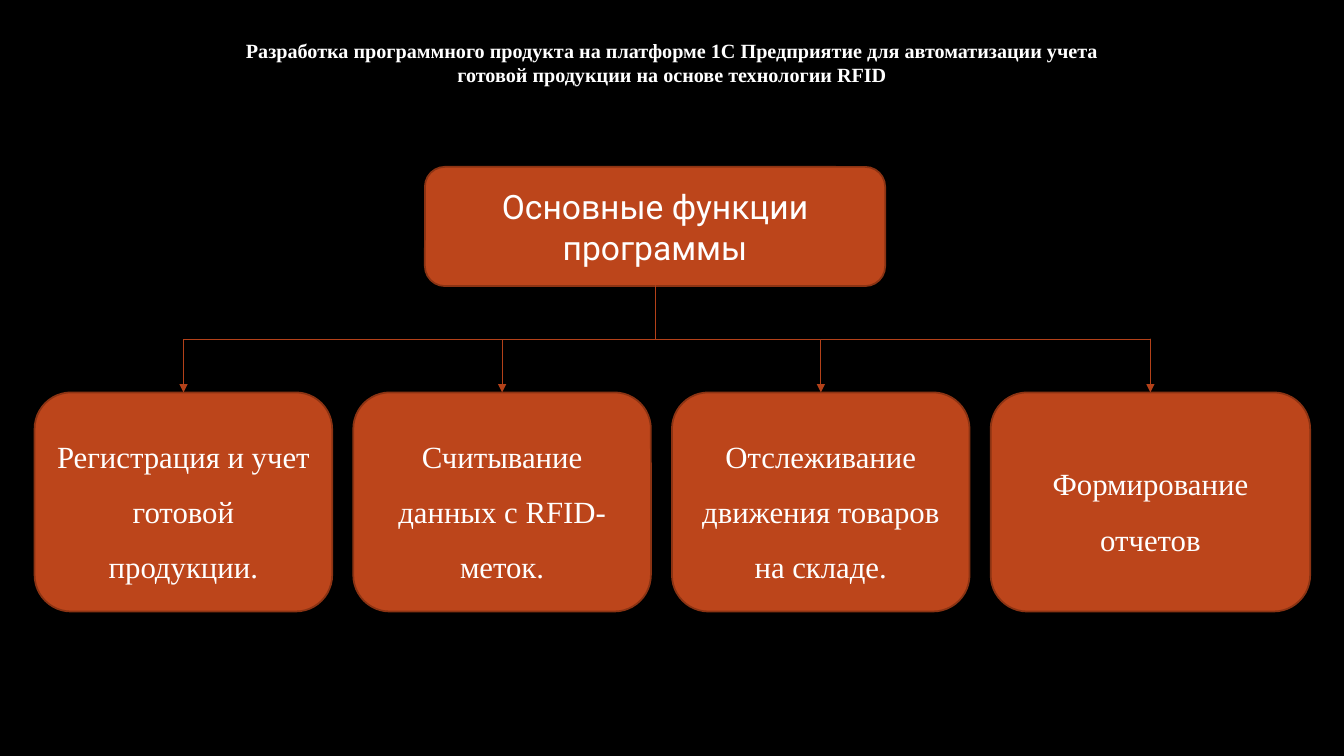
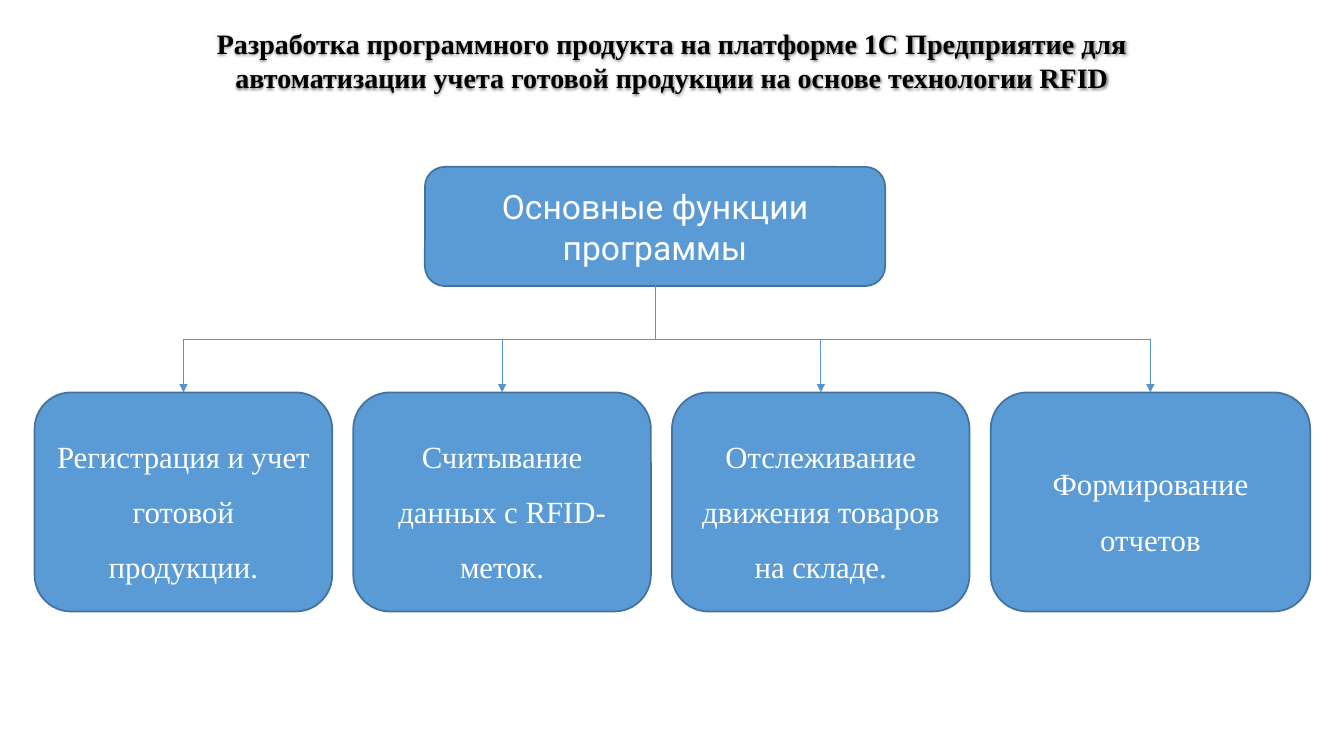
Before and after one commit to MaksimPoliackov/Diplom, a slide deck: slide 5 of Проект диплома.pptx (slide 4 before the commit). Drawn at 1344x756 pixels with LibreOffice and Linux fonts; fonts in the diff are those of the drawing; background and template pictures are left out. Boxes give left, top, right and bottom in pixels: in the first picture for what was removed or moved away, otherwise in the second. Text is boxed around its words. In the diff, an @@ line names an element or a change of style, - is before the commit and + after.

```diff
--- a/Проект диплома.pptx
+++ b/Проект диплома.pptx
@@ background picture (left out) to #FFFFFF @@
@@ title "Разработка программного продукта на платформе ...": place and size @@
-title "Разработка программного продукта на платформе ..." at (246, 43, 1098, 87)
+title "Разработка программного продукта на платформе ..." at (217, 34, 1126, 94)
@@ title "Разработка программного продукта на платформе ..." at (217, 34, 1126, 94): size 14.4 to 20 pt, text colour #FFFFFF to #000000 @@
@@ elbow arrow (655, 286) - (184, 392): stroke #B4421A 0.75 pt to #5794CB 0.75 pt @@
@@ elbow arrow (655, 286) - (502, 392): stroke #B4421A 0.75 pt to #5794CB 0.75 pt @@
@@ elbow arrow (655, 286) - (821, 392): stroke #B4421A 0.75 pt to #5794CB 0.75 pt @@
@@ line (1150, 340) - (821, 340): stroke #B4421A 0.75 pt to #5794CB 0.75 pt @@
@@ arrow (1150, 340) - (1150, 392): stroke #B4421A 0.75 pt to #5794CB 0.75 pt @@
@@ fill #BC451B to #5B9BD5; outline #8B3314 1.25 pt to #43739E 1.25 pt in 5 elements at (425, 167, 886, 286), (34, 392, 332, 611), (354, 392, 651, 611), (673, 392, 970, 611), (991, 392, 1311, 611) @@
```
Also in this commit, not shown: 4 other slides changed, 6 slides added, 3 slides removed, 8 other files.
